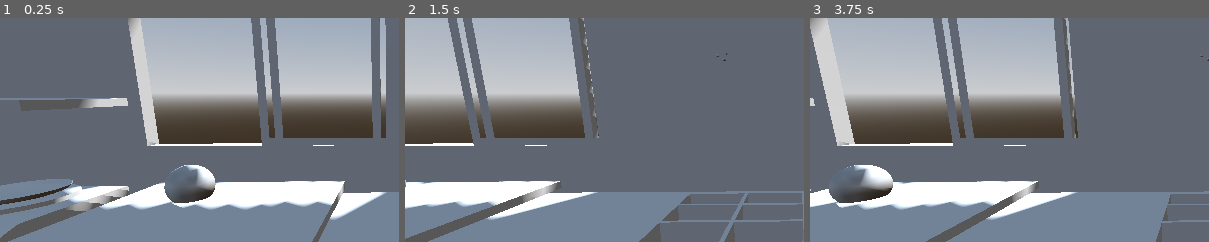
Above: before the commit, frames 1-3 (left to right).
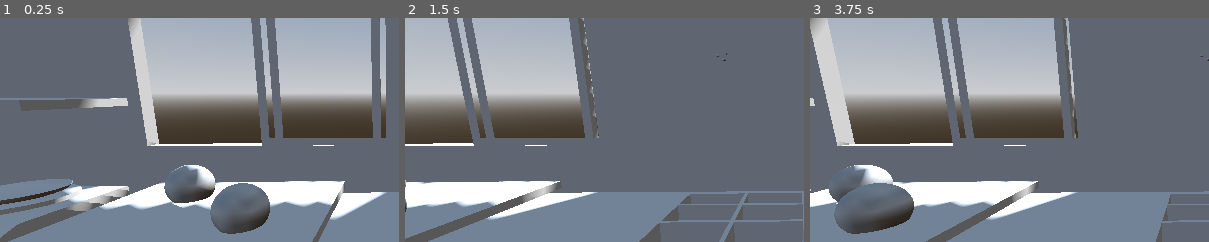
Above: after the commit, the same moments.

Repository: AKtomik/food-truc
Game: Godot game, scene res://scenes/item_test.tscn
The game is run twice, just before and just after one commit, with the same random seed, the same clock (stepped at 60 frames per second) and the same inputs. This scene is started directly instead of the project's main scene.
Inputs (mouse positions are % of the whole screen's width and height, from its top left):
- Up to frame 1 (0.25 s): no input
- Up to frame 2 (1.5 s): tap Enter at 0.5 s; move the mouse to (98, 2) at 0.52 s; hold Up (ui_up) 0.53-1.28 s; click (98, 2) at 0.6 s; tap Space (sidestep) at 1.25, 1.35 s; move the mouse to (30, 55) at 1.27 s; hold Down (ui_down) from 1.28 s (still down)
- Up to frame 3 (3.75 s): click (30, 55) at 1.55 s; tap Enter at 2, 3.5 s; move the mouse to (60, 28) at 2.02 s; release Down (ui_down) at 2.03 s; hold Up (ui_up) 2.03-3.53 s; click (60, 28) at 2.1 s; tap Space (sidestep) at 2.75, 3.6 s; move the mouse to (45, 70) at 2.77 s; click (45, 70) at 2.85 s; move the mouse to (80, 65) at 3.52 s; hold Down (ui_down) from 3.53 s (still down)
The pictures show only the part of the screen within x 0-50%, y 21-71%; the shares and areas given below are measured in that part.

The runs differ from the first frame. In frame 1, 2.7% of the frame differs, in the area x 52-68%, y 73-97%; in frame 2, less than 0.1%; in frame 3, 3.5%, in the area x 6-27%, y 73-97%.

Commit message:
check fullity of slot

Diff:
--- a/scenes/item.tscn
+++ b/scenes/item.tscn
@@ -4,16 +4,9 @@
 
 [sub_resource type="SphereMesh" id="SphereMesh_r3ghi"]
 
-[sub_resource type="SphereShape3D" id="SphereShape3D_4gq7n"]
-
-[node name="Item" type="StaticBody3D" unique_id=1959687459]
-collision_layer = 2
+[node name="Item" type="Node3D" unique_id=48571341]
 script = ExtResource("1_4gq7n")
 
 [node name="MeshInstance3D" type="MeshInstance3D" parent="." unique_id=1368515270]
 transform = Transform3D(0.2, 0, 0, 0, 0.2, 0, 0, 0, 0.2, 0, 0.12467809, 0)
 mesh = SubResource("SphereMesh_r3ghi")
-
-[node name="CollisionShape3D" type="CollisionShape3D" parent="." unique_id=1898216442]
-transform = Transform3D(0.3, 0, 0, 0, 0.3, 0, 0, 0, 0.3, 0, 0.12857498, 0)
-shape = SubResource("SphereShape3D_4gq7n")
--- a/scenes/item_test.tscn
+++ b/scenes/item_test.tscn
@@ -66,8 +66,14 @@
 [node name="ItemSlot2" parent="Environement/WorkingPlate" unique_id=1457068331 instance=ExtResource("5_3jfeh")]
 transform = Transform3D(1, 0, 0, 0, 1, 0, 0, 0, 1, 0.59023595, 0, -0.008711815)
 
-[node name="ItemSlot" parent="Environement" unique_id=805909434 instance=ExtResource("5_3jfeh")]
-transform = Transform3D(1, 0, 0, 0, 1, 0, 0, 0, 1, 0.1583119, 0.7877548, -1.2586039)
+[node name="ItemSlot3" parent="Environement/WorkingPlate" unique_id=956592135 instance=ExtResource("5_3jfeh")]
+transform = Transform3D(0.99967045, 0, -0.025670974, 0, 1, 0, 0.025670974, 0, 0.99967045, 0.20722985, -1.1920929e-07, 0.3610078)
+
+[node name="ItemSlot4" parent="Environement/WorkingPlate" unique_id=1335934041 node_paths=PackedStringArray("child_item") instance=ExtResource("5_3jfeh")]
+transform = Transform3D(0.998682, 0, -0.051325027, 0, 1, 0, 0.051325027, 0, 0.998682, 0.61418885, -2.3841858e-07, 0.35844624)
+child_item = NodePath("Item")
+
+[node name="Item" parent="Environement/WorkingPlate/ItemSlot4" unique_id=1959687459 instance=ExtResource("4_4kqj1")]
 
 [node name="SM_truckInterior2" parent="Environement" unique_id=2109977502 instance=ExtResource("4_3jfeh")]
 transform = Transform3D(-0.021134397, 0, 0.99977666, 0, 1, 0, -0.99977666, 0, -0.021134397, 0.4234178, 0, -1.1424689)
@@ -80,6 +86,7 @@
 [node name="CollisionShape3D" type="CollisionShape3D" parent="Environement/CatPlane" unique_id=1336157817]
 shape = SubResource("WorldBoundaryShape3D_3jfeh")
 debug_color = Color(0.05406484, 0.64988893, 1.92523e-07, 0.74509805)
+debug_fill = false
 
 [node name="Hand" type="Node3D" parent="." unique_id=520725327 node_paths=PackedStringArray("camera")]
 script = ExtResource("5_mwajv")
--- a/scripts/hand.gd
+++ b/scripts/hand.gd
@@ -22,17 +22,23 @@
 
 func _physics_process(_delta: float) -> void:
 	if Input.is_action_just_pressed("take"):
-		if (fill()):
+		if (full()):
 			print("must throw")
 			var slot = ray_slot()
 			if (!slot):
 				print("no throw")
+				return
+			if (slot.full()):
+				print("full slot:", slot)
 				return
 			put_slot(slot)
 		else:
 			var slot = ray_slot()
 			if (!slot):
 				print("no take")
+				return
+			if (!slot.full()):
+				print("empty slot:", slot)
 				return
 			print("take slot:", slot)
 			take_slot(slot)
@@ -65,7 +71,7 @@
 		return null
 	return result.get("collider") as ItemSlot
 
-func fill() -> bool:
+func full() -> bool:
 	return in_hand != null
 
 func take_slot(slot: ItemSlot) -> bool:
--- a/scripts/item.gd
+++ b/scripts/item.gd
@@ -1,5 +1,5 @@
 class_name Item
-extends StaticBody3D
+extends Node3D
 
 
 # Called when the node enters the scene tree for the first time.
--- a/scripts/item_slot.gd
+++ b/scripts/item_slot.gd
@@ -3,7 +3,7 @@
 
 @export var child_item: Item = null
 
-func fill() -> bool:
+func full() -> bool:
 	return child_item != null
 
 func put_item(item: Item):
